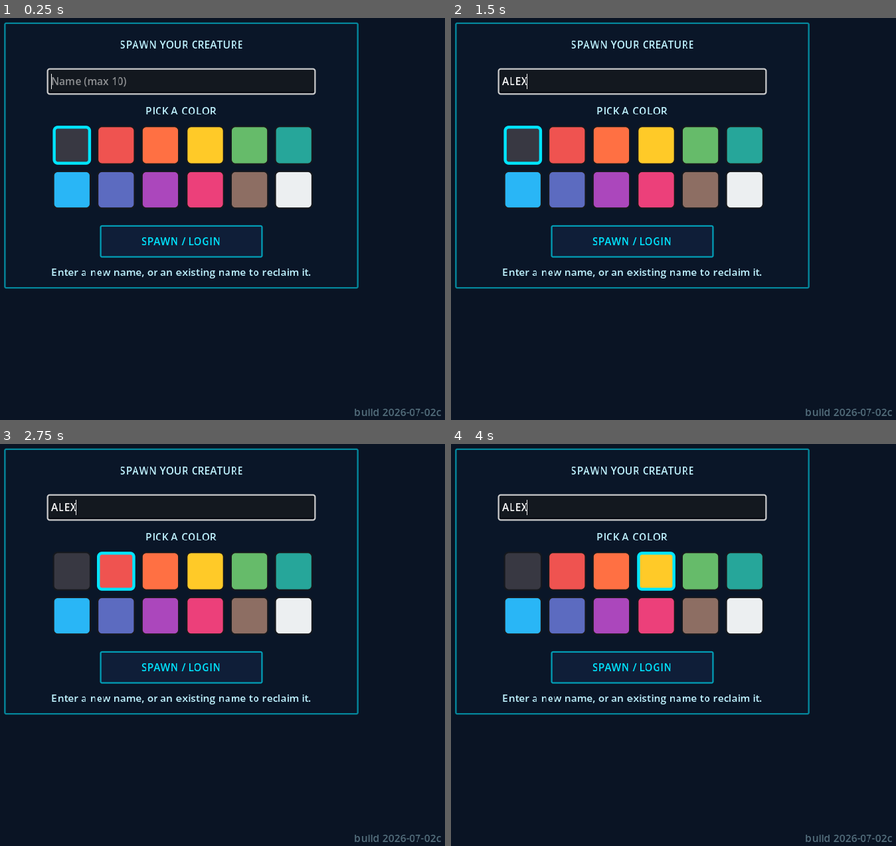
Above: before the commit, frames 1-4 (two rows, left to right).
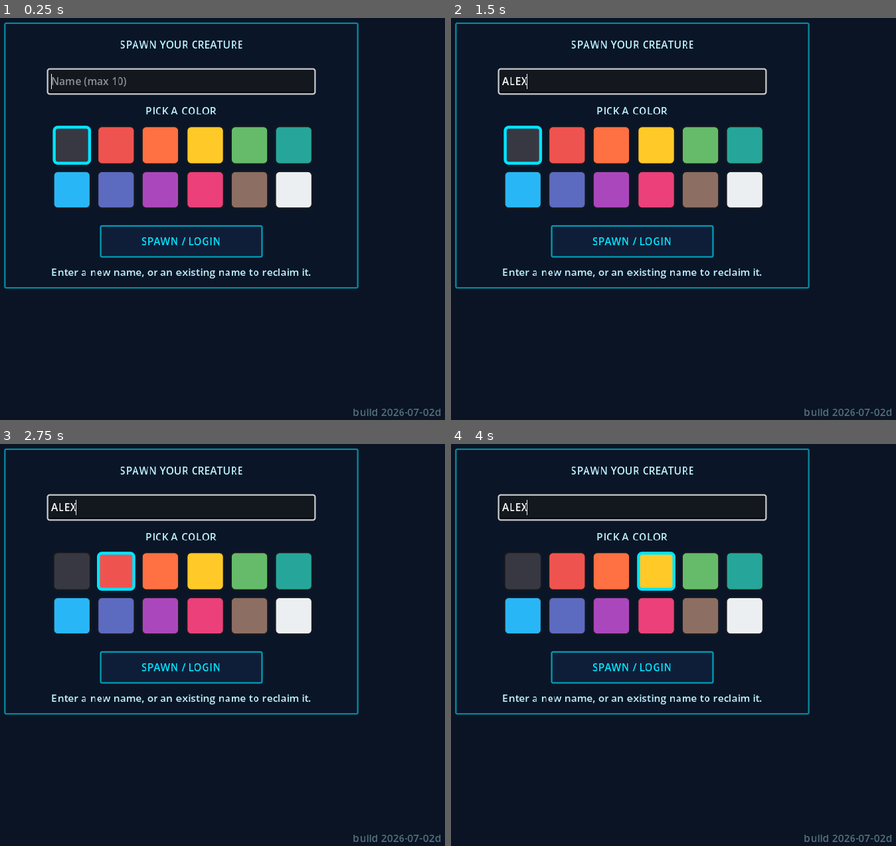
Above: after the commit, the same moments.

Repository: melqudsi/Creature
Game: Godot game, scene res://scenes/main.tscn
Two runs of this game, one before a commit and one after it. Both use one fixed random seed, a clock stepped at 60 frames per second and the inputs below.
Inputs (mouse positions are in pixels of both pictures, inside the frame that each line leads up to):
- Up to frame 1 (0.25 s): no input
- Up to frame 2 (1.5 s): click (633, 82) at 0.52 s; type "Alex" at 0.6 s; click (522, 146) at 1.27 s
- Up to frame 3 (2.75 s): click (115, 572) at 2.02 s
- Up to frame 4 (4 s): click (611, 572) at 2.77 s; click (655, 572) at 3.52 s

The runs differ from the first frame. In frame 1, 0.2% of the frame differs, in the area x 79-100%, y 97-100%; in frame 2, 0.2%; in frame 3, 0.2%; in frame 4, 0.2%.

Commit message:
Fix mid-session JWT expiry (proactive 40-min refresh + retry-once-on-401) and cut poll egress: online-only last_active filter, trimmed columns, 60s presence heartbeat; build 2026-07-02d.

Diff:
--- a/creature-godot/scripts/autoload/network_service.gd
+++ b/creature-godot/scripts/autoload/network_service.gd
@@ -6,6 +6,17 @@
 const POSITION_SAVE_INTERVAL := 1.5
 ## DB check constraint only allows cute/ugly until migration-godot-session.sql is applied.
 const DB_APPEARANCE := "cute"
+## Supabase access tokens (JWTs) expire after ~60 min. Refresh proactively well
+## before that so long sessions never hit "JWT expired" mid-game; a reactive
+## retry-on-401 in _rest_request_raw covers stragglers (e.g. after device sleep).
+const JWT_REFRESH_INTERVAL_SEC := 2400.0
+## Keep last_active fresh even when the player stands still, so the online-only
+## creature poll filter (PRESENCE_WINDOW_SEC) never hides idle-but-connected
+## players or frees their possessed objects.
+const PRESENCE_HEARTBEAT_SEC := 60.0
+## Poll filter: only creatures active in the last N seconds count as online.
+## Must be comfortably larger than PRESENCE_HEARTBEAT_SEC + save latency.
+const PRESENCE_WINDOW_SEC := 150
 
 var _session: Dictionary = {}
 var _online := false
@@ -36,6 +47,13 @@
 var _world_objects_missing_logged := false
 var _owner_name_column_available := false
 var _slice2_seed_attempted := false
+var _jwt_refresh_t := 0.0
+var _heartbeat_t := 0.0
+var _refresh_in_flight := false
+var _last_refresh_unix := 0.0
+## True once we've seen at least one creature row and learned which optional
+## columns exist; until then the poll uses select=* (see _creature_select_columns).
+var _creature_columns_probed := false
 
 func _log(msg: String) -> void:
 	GameState.add_admin_log(msg)
@@ -65,6 +83,35 @@
 		if _poll_accum >= GameConfig.POLL_OTHERS_SEC and not _poll_in_flight:
 			_poll_accum = 0.0
 			_poll_remote_creatures()
+	if _online:
+		_jwt_refresh_t += delta
+		if _jwt_refresh_t >= JWT_REFRESH_INTERVAL_SEC:
+			_jwt_refresh_t = 0.0
+			_refresh_session_in_background()
+		_heartbeat_t += delta
+		if _heartbeat_t >= PRESENCE_HEARTBEAT_SEC:
+			_heartbeat_t = 0.0
+			_touch_presence()
+
+## Proactive JWT refresh so a session older than ~1h keeps working.
+func _refresh_session_in_background() -> void:
+	if _refresh_in_flight:
+		return
+	_refresh_in_flight = true
+	var ok := await _try_refresh_session()
+	_refresh_in_flight = false
+	if not ok:
+		_log("Proactive session refresh failed: %s" % _last_error)
+
+## Mark the local player dirty so the next save flush touches last_active,
+## keeping them visible in other clients' online-only polls while idle.
+func _touch_presence() -> void:
+	var pc: Creature = GameState.player_creature
+	if pc == null or not is_instance_valid(pc):
+		return
+	if pc.creature_id.is_empty():
+		return
+	save_creature_position(pc.creature_id, pc.grid_pos.x, pc.grid_pos.y)
 
 func start_creature_poll(world_map: Node) -> void:
 	_world_map = world_map
@@ -72,24 +119,50 @@
 	_log("Started creature poll")
 	_poll_remote_creatures()
 
-func fetch_all_creatures() -> Array:
-	var resp := await _rest_request(HTTPClient.METHOD_GET, "/rest/v1/creatures?select=*")
+## `online_only` (the poll path) filters to creatures active in the last
+## PRESENCE_WINDOW_SEC and trims columns — this keeps per-poll egress flat no
+## matter how many stale profiles accumulate. Admin tools pass false to list
+## every profile ever created (needed for stale-profile cleanup).
+func fetch_all_creatures(online_only: bool = false) -> Array:
+	var path := "/rest/v1/creatures?select=*"
+	if online_only:
+		var cutoff_unix := int(Time.get_unix_time_from_system()) - PRESENCE_WINDOW_SEC
+		var cutoff := Time.get_datetime_string_from_unix_time(cutoff_unix) + "Z"
+		path = "/rest/v1/creatures?select=%s&last_active=gte.%s" % [
+			_creature_select_columns(), cutoff.uri_encode()]
+	var resp := await _rest_request(HTTPClient.METHOD_GET, path)
 	if not resp.ok:
 		_log("fetch_all_creatures failed: %s" % resp.error)
 		push_warning("fetch_all_creatures failed: %s" % resp.error)
 		return []
 	if typeof(resp.data) == TYPE_ARRAY:
-		if int(resp.data.size()) != _last_fetch_count:
-			_last_fetch_count = int(resp.data.size())
+		var rows: Array = resp.data
+		if not rows.is_empty() and typeof(rows[0]) == TYPE_DICTIONARY:
+			_note_row_columns(rows[0])
+			_creature_columns_probed = true
+		if rows.size() != _last_fetch_count:
+			_last_fetch_count = rows.size()
 			_log("Fetched %d creature rows" % _last_fetch_count)
-		return resp.data
+		return rows
 	return []
+
+## Poll payload trim: only the columns the client actually renders. The first
+## fetch uses select=* so optional columns (form) are detected before we commit
+## to naming them — explicitly selecting a missing column would fail the query
+## on an un-migrated DB instead of degrading gracefully.
+func _creature_select_columns() -> String:
+	if not _creature_columns_probed:
+		return "*"
+	var cols := "id,user_id,name,color,x,y,size_level"
+	if _form_column_available:
+		cols += ",form"
+	return cols
 
 func _poll_remote_creatures() -> void:
 	if not _online or _world_map == null or not is_instance_valid(_world_map):
 		return
 	_poll_in_flight = true
-	var rows: Array = await fetch_all_creatures()
+	var rows: Array = await fetch_all_creatures(true)
 	if _world_map and is_instance_valid(_world_map) and _world_map.has_method("sync_remote_creatures"):
 		_world_map.sync_remote_creatures(rows)
 	# Poll shared world objects on the same cadence (creatures first so the
@@ -222,13 +295,11 @@
 func seed_world_objects(rows: Array) -> Array:
 	if not _online or rows.is_empty():
 		return []
-	var headers := _api_headers(true)
-	headers.append("Prefer: return=representation")
-	var resp := await _request(
+	var resp := await _rest_request_raw(
 		HTTPClient.METHOD_POST,
-		GameConfig.SUPABASE_URL + "/rest/v1/world_objects",
-		headers,
-		JSON.stringify(rows)
+		"/rest/v1/world_objects",
+		JSON.stringify(rows),
+		PackedStringArray(["Prefer: return=representation"])
 	)
 	if not resp.ok:
 		if _looks_like_missing_table(str(resp.error)):
@@ -276,13 +347,11 @@
 	body["updated_at"] = _iso_now()
 	if not _owner_name_column_available:
 		body.erase("owner_name")
-	var headers := _api_headers(true)
-	headers.append("Prefer: return=representation")
-	var resp := await _request(
+	var resp := await _rest_request_raw(
 		HTTPClient.METHOD_POST,
-		GameConfig.SUPABASE_URL + "/rest/v1/world_objects",
-		headers,
-		JSON.stringify(body)
+		"/rest/v1/world_objects",
+		JSON.stringify(body),
+		PackedStringArray(["Prefer: return=representation"])
 	)
 	if not resp.ok:
 		_log("create_world_object failed: %s" % resp.error)
@@ -697,6 +766,7 @@
 		"refresh_token": str(data.get("refresh_token", "")),
 		"user_id": user_id,
 	}
+	_last_refresh_unix = Time.get_unix_time_from_system()
 	_save_session_file()
 
 func _auth_request(path: String, body: Dictionary) -> Dictionary:
@@ -708,11 +778,40 @@
 	)
 
 func _rest_request(method: int, path: String, body: Dictionary = {}, extra_headers: PackedStringArray = PackedStringArray()) -> Dictionary:
+	var payload := "" if body.is_empty() else JSON.stringify(body)
+	return await _rest_request_raw(method, path, payload, extra_headers)
+
+## All REST traffic funnels through here so an expired JWT (HTTP 401) triggers
+## one refresh + retry instead of silently failing until the page is reloaded.
+## Headers are rebuilt on retry so the fresh access token is used.
+func _rest_request_raw(method: int, path: String, payload: String, extra_headers: PackedStringArray = PackedStringArray()) -> Dictionary:
+	var resp := await _send_rest(method, path, payload, extra_headers)
+	if not resp.ok and str(resp.get("error", "")).begins_with("HTTP 401"):
+		if await _refresh_for_retry():
+			resp = await _send_rest(method, path, payload, extra_headers)
+	return resp
+
+func _send_rest(method: int, path: String, payload: String, extra_headers: PackedStringArray) -> Dictionary:
 	var headers := _api_headers(true)
 	for h in extra_headers:
 		headers.append(h)
-	var payload := "" if body.is_empty() else JSON.stringify(body)
 	return await _request(method, GameConfig.SUPABASE_URL + path, headers, payload)
+
+## Refresh the session for a 401 retry. Deduplicates concurrent callers: if a
+## refresh is already in flight (or just finished), reuse its outcome instead
+## of burning extra token-refresh requests (rate limit: 1800/hour/IP).
+func _refresh_for_retry() -> bool:
+	while _refresh_in_flight:
+		await get_tree().process_frame
+	if Time.get_unix_time_from_system() - _last_refresh_unix < 30.0:
+		return true # token was just refreshed (by us or another caller) — retry with it
+	_refresh_in_flight = true
+	var ok := await _try_refresh_session()
+	_refresh_in_flight = false
+	if ok:
+		_jwt_refresh_t = 0.0
+		_log("Recovered from expired JWT (refreshed mid-session)")
+	return ok
 
 func _request(method: int, url: String, headers: PackedStringArray, body: String) -> Dictionary:
 	if _uses_web_bridge():
--- a/creature-godot/scripts/config.gd
+++ b/creature-godot/scripts/config.gd
@@ -17,7 +17,7 @@
 
 ## Visible build stamp so a loaded build can be identified at a glance.
 ## Keep this in sync with the build-stamp string in web/custom_shell.html.
-const BUILD_ID := "build 2026-07-02c"
+const BUILD_ID := "build 2026-07-02d"
 
 ## Landfill Dump: the spawn/respawn zone (bottom-left corner). All new players
 ## and all respawns appear here. LANDFILL_RECT (tile x, y, w, h) is used for the
Not shown, changed: README.md
Not shown, changed: creature-godot/docs/godot-porting-notes.md
Not shown, changed: creature-godot/web/custom_shell.html
Not shown, changed: index.html
Not shown, changed: index.pck
Not shown, changed: index.service.worker.js
